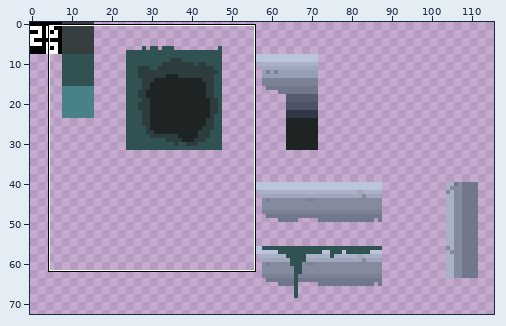
Two versions of one pixel-art file, scenes/terrain/terrain.aseprite. Above: a wide view before the commit, with the close-up outlined.
Close-up. Earlier state:
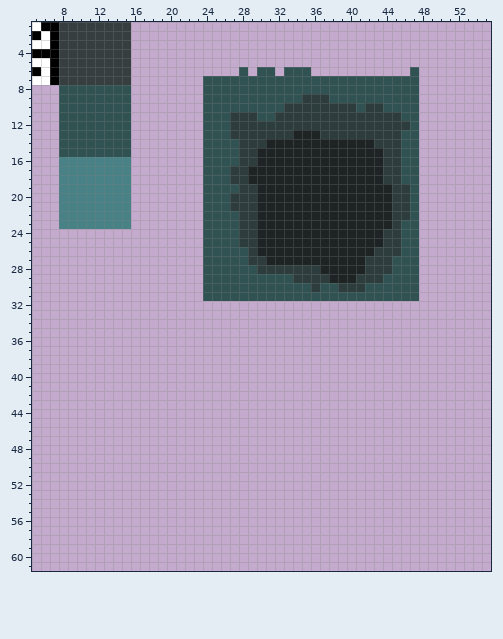
128x128 pixels, 1 frame. Colours within 5 levels of each other are drawn and written as one. Shown: x 5..55, y 1..61. The wide view leaves out empty margins.
After the commit:
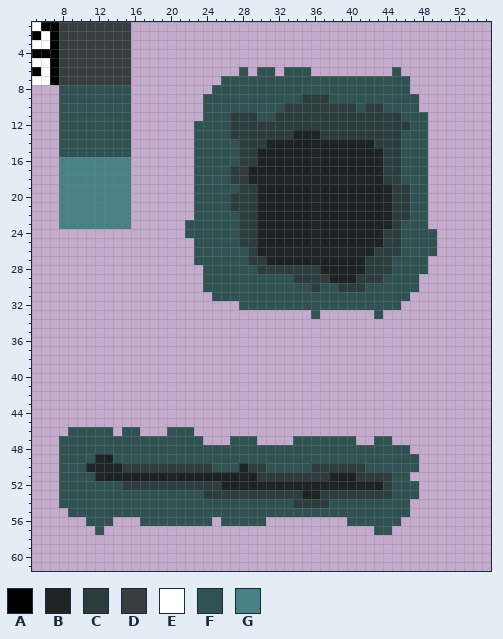
Palette (. is transparent): A #000000  B #1e2424  C #2d3d3d  D #373e40  E #ffffff  F #305252  G #488286
What changed:
y 6: x 45 . -> F; x 47 F -> .
y 7: x 24..25 FF -> ..; x 47 F -> .
y 8: x 24 F -> .; x 47 F -> .
y 11: x 48 . -> F
y 12..22: x 23 . -> F; x 48 . -> F
y 23: x 22..23 .. -> FF; x 48 . -> F
y 24: x 22..23 .. -> FF; x 48..49 .. -> FF
y 25..26: x 23 . -> F; x 48..49 .. -> FF
y 27: x 23 . -> F; x 48 . -> F
y 28: x 48 . -> F
y 31: x 24 F -> .; x 47 F -> .
y 32: x 28..45 .................. -> FFFFFFFFFFFFFFFFFF
y 33: x 36 . -> F; x 43 . -> F
y 46: x 9..13 ..... -> FFFFF; x 15..16 .. -> FF; x 20..22 ... -> FFF
y 47: x 8..23 ................ -> FFFFFFFFFFFFFFFF; x 27..29 ... -> FFF; x 34..40 ....... -> FFFFFFF; x 43..44 .. -> FF
y 48: x 8..46 ....................................... -> FFFFFFFFFFFFFFFFFFFFFFFFFFFFFFFFFFFFFFF
y 49: x 8..47 ........................................ -> FFFFBBFFFFFFFFFFFFFFFFFFFFFFFFFFFFFFFFFF
y 50: x 8..47 ........................................ -> FFFBBBBCCCCCCCCCCFFFBCCFFFFFCCCCCCFFFFFF
y 51: x 8..46 ....................................... -> FFFFBBBBBBBBBBBBBBBBBBCCCCCCCCBBBCCCCFF
y 52: x 8..47 ........................................ -> FFFFFFFCCCCCCCCCCCBBBBBBBBBBBBBBBBBBCFFF
y 53: x 8..47 ........................................ -> FFFFFFFFFFFFFFFFCCCCCCCCCCCBBCCCCCCCCFFF
y 54: x 8..46 ....................................... -> FFFFFFFFFFFFFFFFFFFFFFFFFFCCCCFFFFFFFFF
y 55: x 9..46 ...................................... -> FFFFFFFFFFFFFFFFFFFFFFFFFFFFFFFFFFFFFF
y 56: x 11..13 ... -> FFF; x 17..24 ........ -> FFFFFFFF; x 26..30 ..... -> FFFFF; x 40..45 ...... -> FFFFFF
y 57: x 12 . -> F; x 43..44 .. -> FF
Where, in picture pixels (left, top, right, bottom), the same in both close-ups:
changed: (185, 67, 437, 319)
added: (59, 427, 419, 535)
